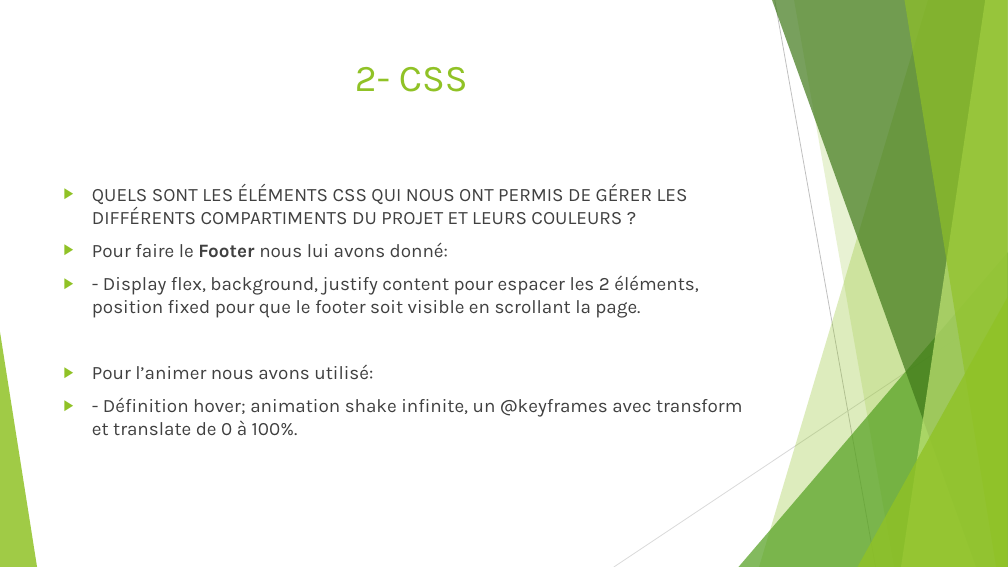
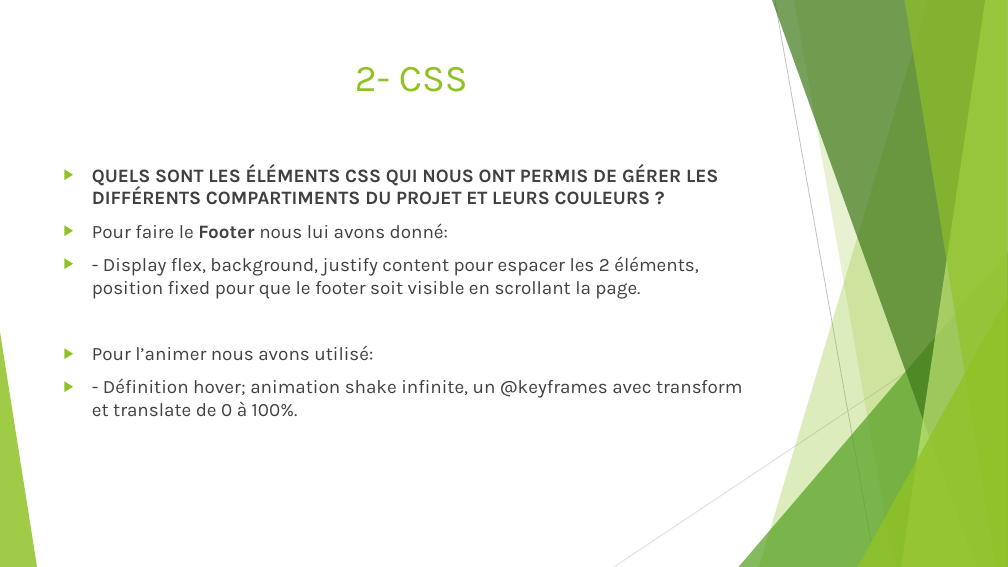
Before and after one commit to SOW-tech/projet3, a slide deck: slide 9 of Présentation Projet3.pptx. Drawn at 1008x567 pixels with LibreOffice and Linux fonts; fonts in the diff are those of the drawing. Boxes give left, top, right and bottom in pixels: in the first picture for what was removed or moved away, otherwise in the second. Text is boxed around its words. In the diff, an @@ line names an element or a change of style, - is before the commit and + after.

```diff
--- a/Présentation Projet3.pptx
+++ b/Présentation Projet3.pptx
@@ text "QUELS SONT LES ÉLÉMENTS CSS ...": place and size @@
-text "QUELS SONT LES ÉLÉMENTS CSS ..." at [92, 184, 742, 435]
+text "QUELS SONT LES ÉLÉMENTS CSS ..." at [92, 165, 742, 416]
@@ text at [92, 165, 718, 205]: bold on in "QUELS SONT LES ÉLÉMENTS CSS QUI NOUS ..." @@
```
Also in this commit, not shown: 8 other slides changed, 2 slides added, 26 other files.
